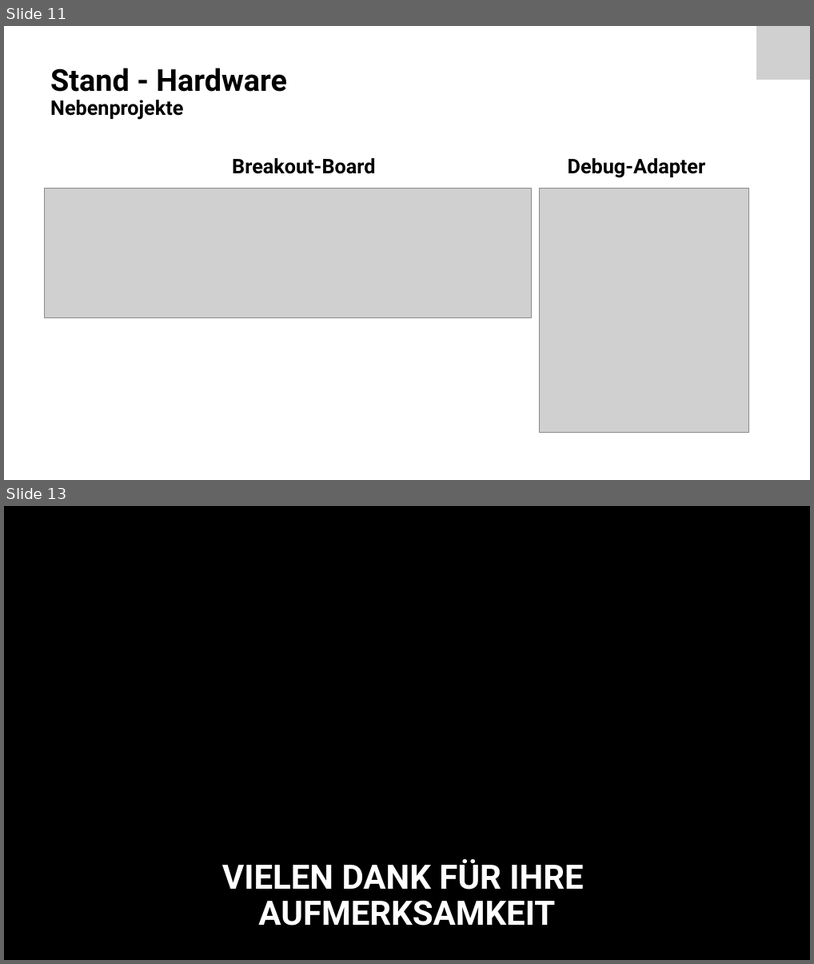
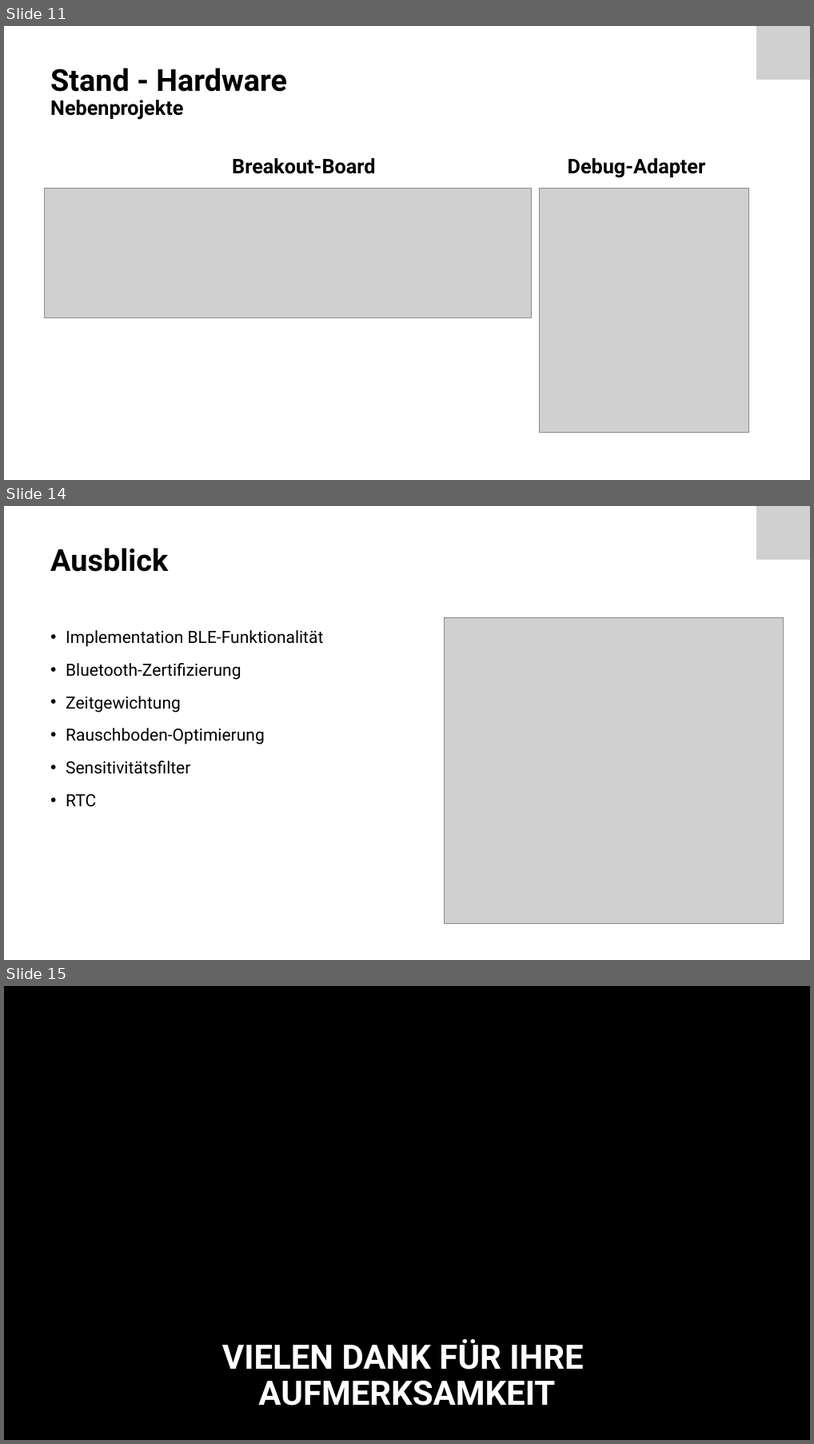
Before and after one commit to Froster2406/BAT2024, a slide deck: Dokumentation/presentation/BAT-EIT-FS24-Präs-Nicora-1507146.pptx. Shown one above the other, each under a label of ours: slides 11 and 13 before the commit, slides 11, 14 and 15 after it; the slides between them are not shown. The pictures are 814x964 and 814x1444 pixels, drawn with LibreOffice and Linux fonts; fonts in the diff are those of the drawing; grey boxes stand for pictures; background and template pictures are left out. Boxes give left, top, right and bottom in pixels: in the first picture for what was removed or moved away, otherwise in the second. Text is boxed around its words. In the diff, an @@ line names an element or a change of style, - is before the commit and + after.

```diff
--- a/Dokumentation/presentation/BAT-EIT-FS24-Präs-Nicora-1507146.pptx
+++ b/Dokumentation/presentation/BAT-EIT-FS24-Präs-Nicora-1507146.pptx
@@ slide 14 added at (4, 506, 810, 960), background #FFFFFF @@
@@ picture added at (757, 506, 810, 560) @@
@@ title added at (50, 548, 168, 572), 36 pt, text #000000, bold @@
+Ausblick
@@ picture added at (445, 617, 784, 923) @@
@@ text added at (66, 630, 324, 807), 20 pt, text #000000 @@
+• Implementation BLE-Funktionalität
+• Bluetooth-Zertifizierung
+• Zeitgewichtung
+• Rauschboden-Optimierung
+• Sensitivitätsfilter
+• RTC
@@ what was slide 13 is now slide 15 @@
```
Also in this commit, not shown: 2 slides changed, 3 other slides added, 2 slides removed, 5 other files.
